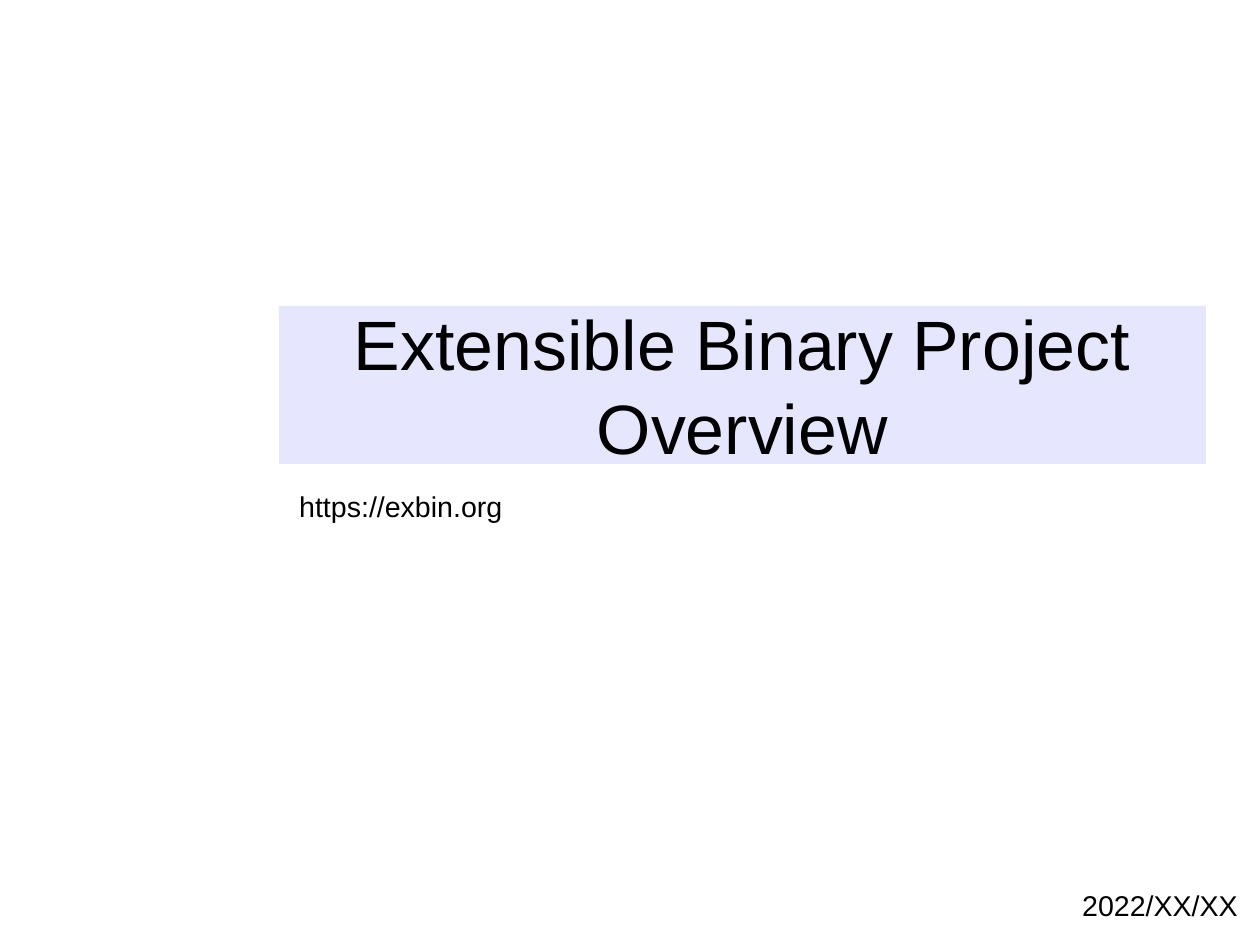
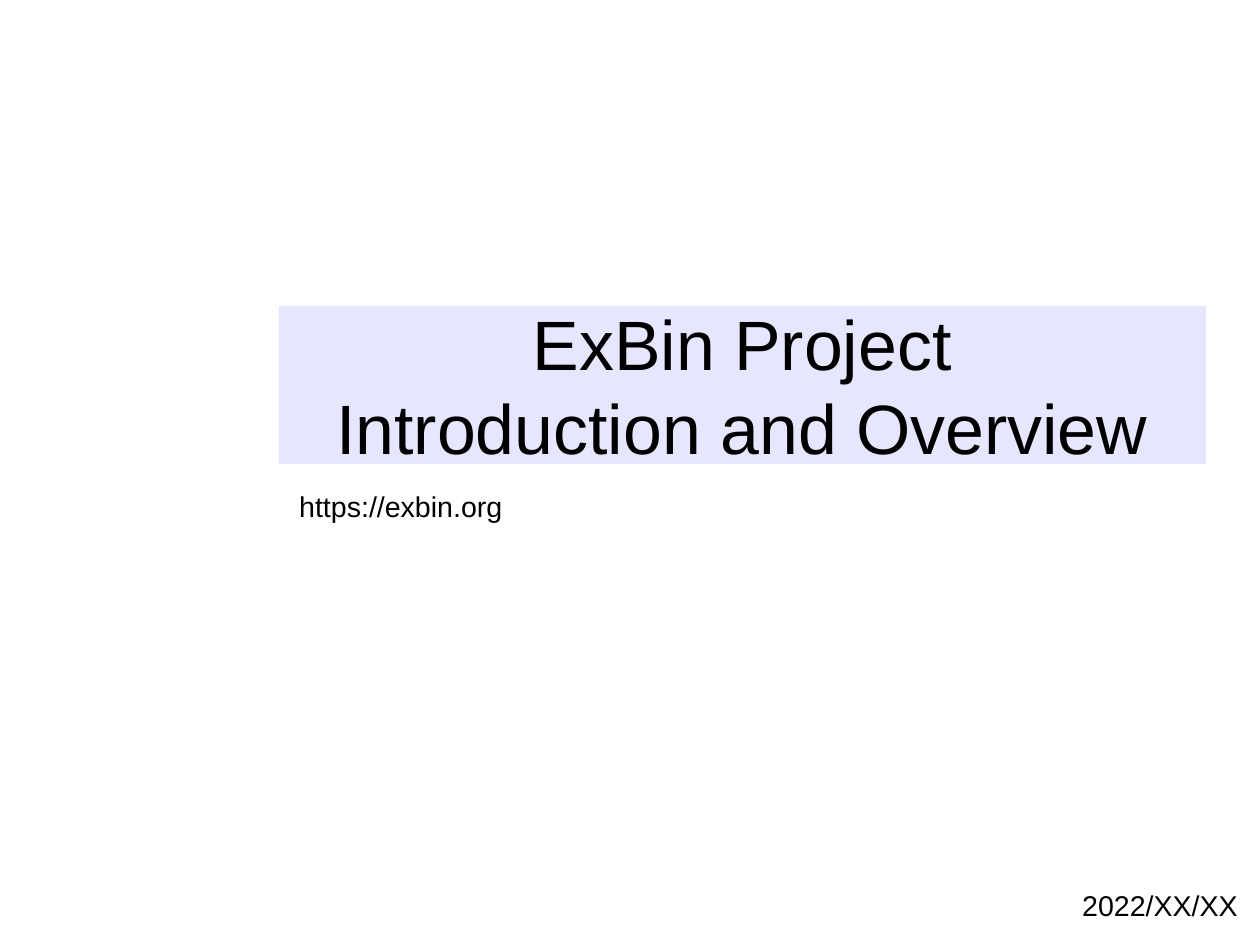
Before and after one commit to exbin/xbup-doc, a slide deck: slide 2 of presentation/exbin-overview.odp. Drawn at 1260x945 pixels with LibreOffice and Linux fonts; fonts in the diff are those of the drawing; background and template pictures are left out. Boxes give left, top, right and bottom in pixels: in the first picture for what was removed or moved away, otherwise in the second. Text is boxed around its words. In the diff, an @@ line names an element or a change of style, - is before the commit and + after.

Commit message:
ExBin Overview - 2

```diff
--- a/presentation/exbin-overview.odp
+++ b/presentation/exbin-overview.odp
@@ title at (336, 319, 1147, 455): text changed @@
-Extensible Binary Project
-Overview
+ExBin Project
+Introduction and Overview
```
Also in this commit, not shown: 1 other slide changed, 2 slides added, 1 other file.
